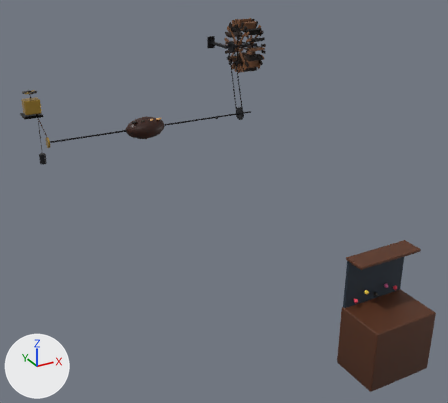
Two versions of the glTF model public/yw9-spit/mech.glb, one commit apart.
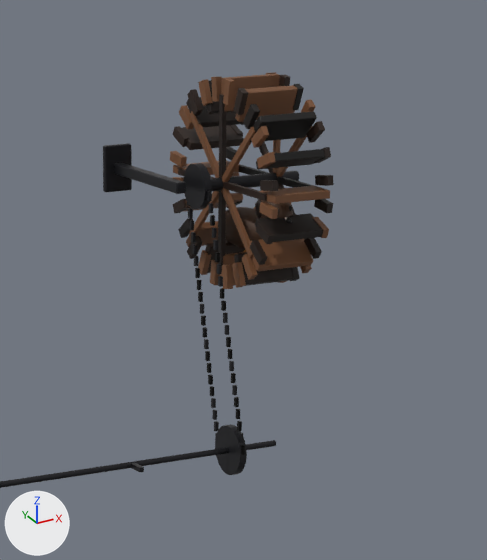
The first picture shows the older version from a 50 mm lens placed at (-5.19, -10.98, 5.45), pointed at (-0.05, -1.64, 0.78). The close-ups show the older and then the newer version on the part from 40% to 68% of the width and 0% to 35% of the height of that picture. Only the edits that show in the close-ups are written down. Every picture has the same lights, and +X, +Y and +Z are marked at lower left. Vertices at exactly the same position are counted once.

The first close-up shows 'anim-dog@body', 'anim-spit@rod', 'anim-wheel@s0', 'mech.metal.0' and 37 more.
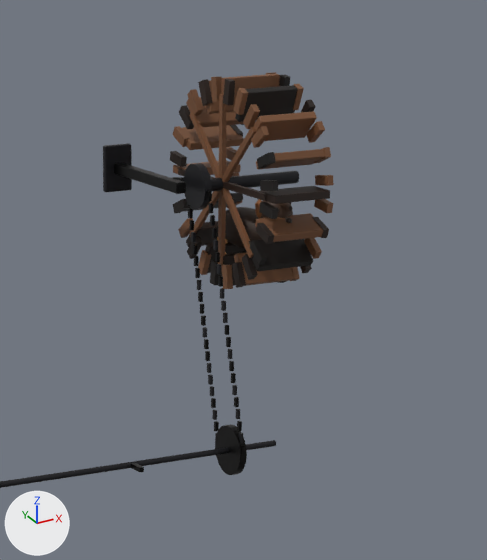
What the commit changed:
me_anim_wheel_s0_001 is used by ob_anim_wheel_s0; location (2.922, 2.75, 2.75).
me_anim_wheel_s0_001 had 1412 vertices, 2528 faces and spanned x -0.378..0.378, y -0.653..0.653, z -0.653..0.653.
me_anim_wheel_s0_001 now has 1380 vertices, 2480 faces and spans x -0.378..0.378, y -0.653..0.653, z -0.653..0.653.
me_anim_wheel_s0_001 part 1: the loose piece of 8 vertices spanning x 0.213..0.243, y -0.02..0.02, z -0.55..0.55 is deleted.
me_anim_wheel_s0_001 part 2: the loose piece of 8 vertices spanning x 0.213..0.243, y -0.403..0.403, z -0.403..0.403 is deleted.
me_anim_wheel_s0_001 part 3: the loose piece of 8 vertices spanning x 0.213..0.243, y -0.55..0.55, z -0.02..0.02 is deleted.
me_anim_wheel_s0_001 part 4: the loose piece of 8 vertices spanning x 0.213..0.243, y -0.404..0.403, z -0.403..0.403 is deleted.
me_anim_wheel_s0_001 part 5: 2468 kept faces spanning x -0.378..0.378, y -0.653..0.653, z -0.653..0.653 get new vertex colours.

What differs and where, as boxes (x1, y1, x2, y2) in the close-ups (487 x 560 px):
part 1 of me_anim_wheel_s0_001, deleted (mostly hidden): before (273, 140, 281, 173)
part 2 of me_anim_wheel_s0_001, deleted (mostly hidden): before (254, 126, 313, 209)
part 3 of me_anim_wheel_s0_001, deleted: before (239, 165, 324, 189)
part 4 of me_anim_wheel_s0_001, deleted (mostly hidden): before (259, 142, 305, 240)
part 5 of me_anim_wheel_s0_001, recoloured: (170, 74, 334, 289) in both
